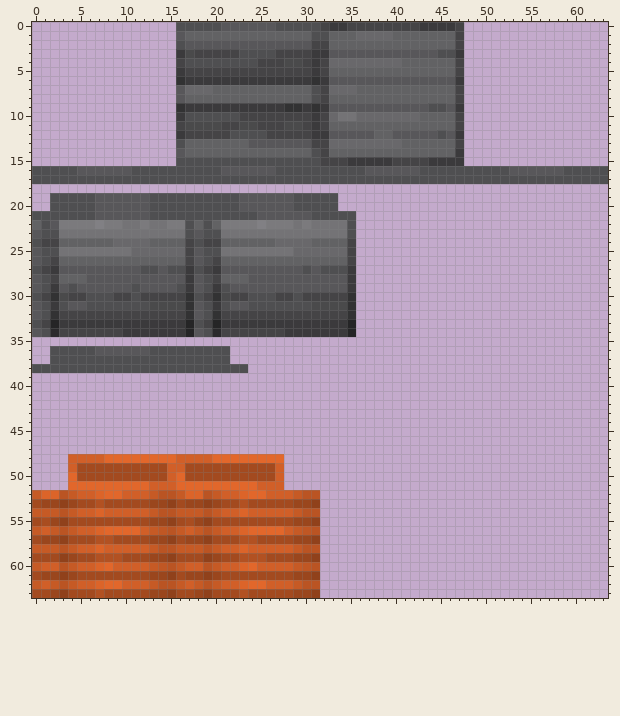
A pixel-art sprite gets an edit: src/main/resources/assets/YAIM/textures/models/transformer.png. The picture above was drawn from the file before the commit.
The file is 64x64 pixels. Colours within 5 levels of each other are drawn and written as one.
Now the later version:
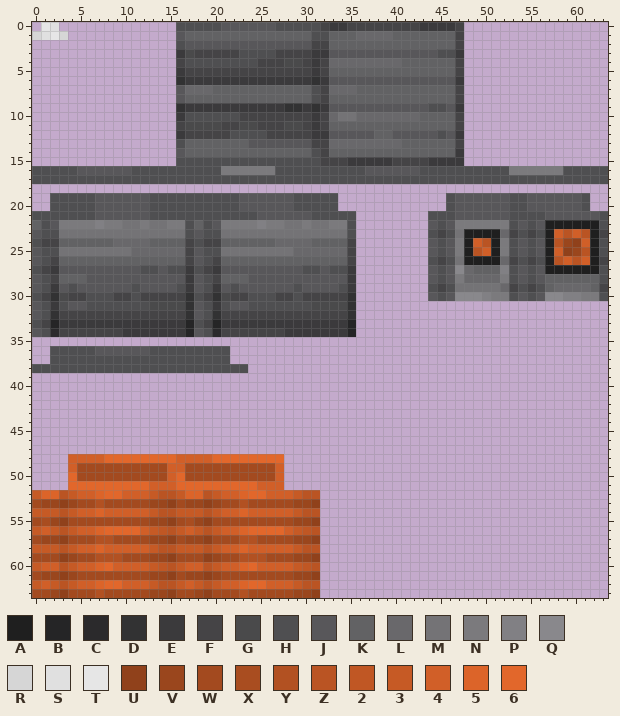
Palette (. is transparent): A #1f1f1f  B #252526  C #2b2a2c  D #323233  E #3b3a3c  F #454446  G #4a4a4b  H #4f4f51  J #58575a  K #626264  L #69686b  M #747376  N #7b7a7d  P #818084  Q #89888c  R #d6d6d6  S #e0e0e0  T #e6e6e6  U #90411b  V #9a461d  W #a34a1f  X #a94d20  Y #b25122  Z #ba5423  2 #c05724  3 #c65a25  4 #d15f28  5 #dc6429  6 #e2672b
Diff:
Changed rows in their new state; - is an unchanged pixel.
first column x 0:
 0 -TS-
 1 RSTR
first column x 20:
16 -NNNNNN--------------------------NNNNNN-----
19 --------------------------HJJJJJJHHJJJJJJH--
20 --------------------------HJJJJJJHHJJJJJJH--
21 ------------------------HHHJJJJJJHHHHJJJJJJH
22 J-------M----NN---------JHJNNNNNNHJHJAAAAAAH
23 ------------------------HFHMAAAALFHFHA4Z4ZAF
24 ------------------------JHJNA4ZANHJHJAZVU4AH
25 ------------------------JHJNAZ4ANHJHJA4UVZAH
26 ------------------------HFHMAAAALFHFHAZ4Z4AF
27 -----------HJ-----------JHJQLKKKPHJHJAAAAAAH
28 ------------------------JHJNLLLLNHJHJKKKKKKH
29 -JH------H----H---------HFHMMMMMLFHFHKLLLLKF
30 ------------------------JHJQQQPNNHJHJQQPPNNH
Pixel boxes of the changes (left, top, right, bottom) in both pictures:
added: (32, 22, 68, 40)
changed: (221, 166, 275, 175)
changed: (428, 166, 608, 301)
changed: (212, 220, 221, 229)
changed: (284, 220, 293, 229)
changed: (329, 220, 347, 229)
changed: (293, 265, 347, 292)
changed: (221, 283, 239, 292)
